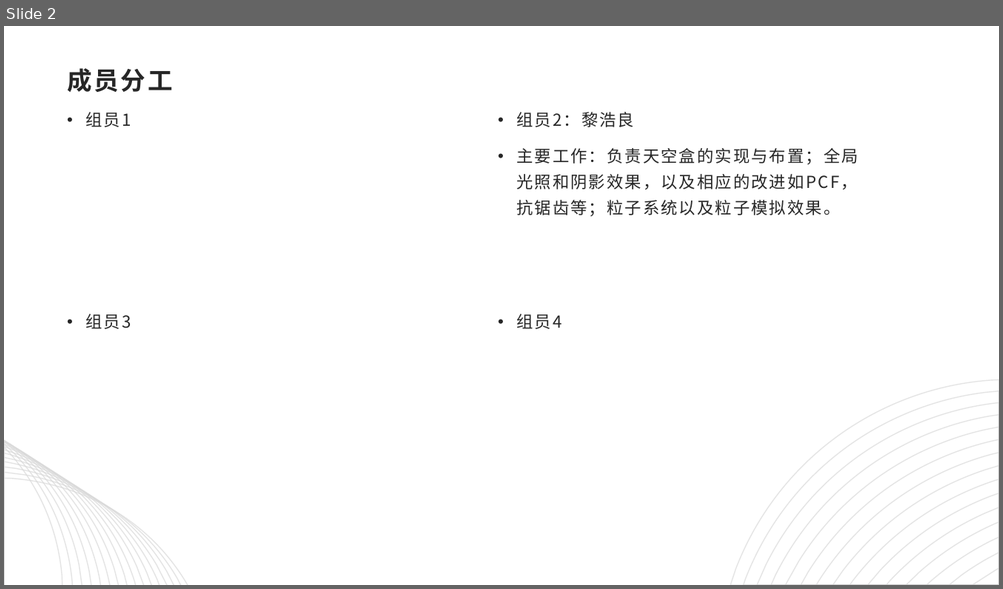
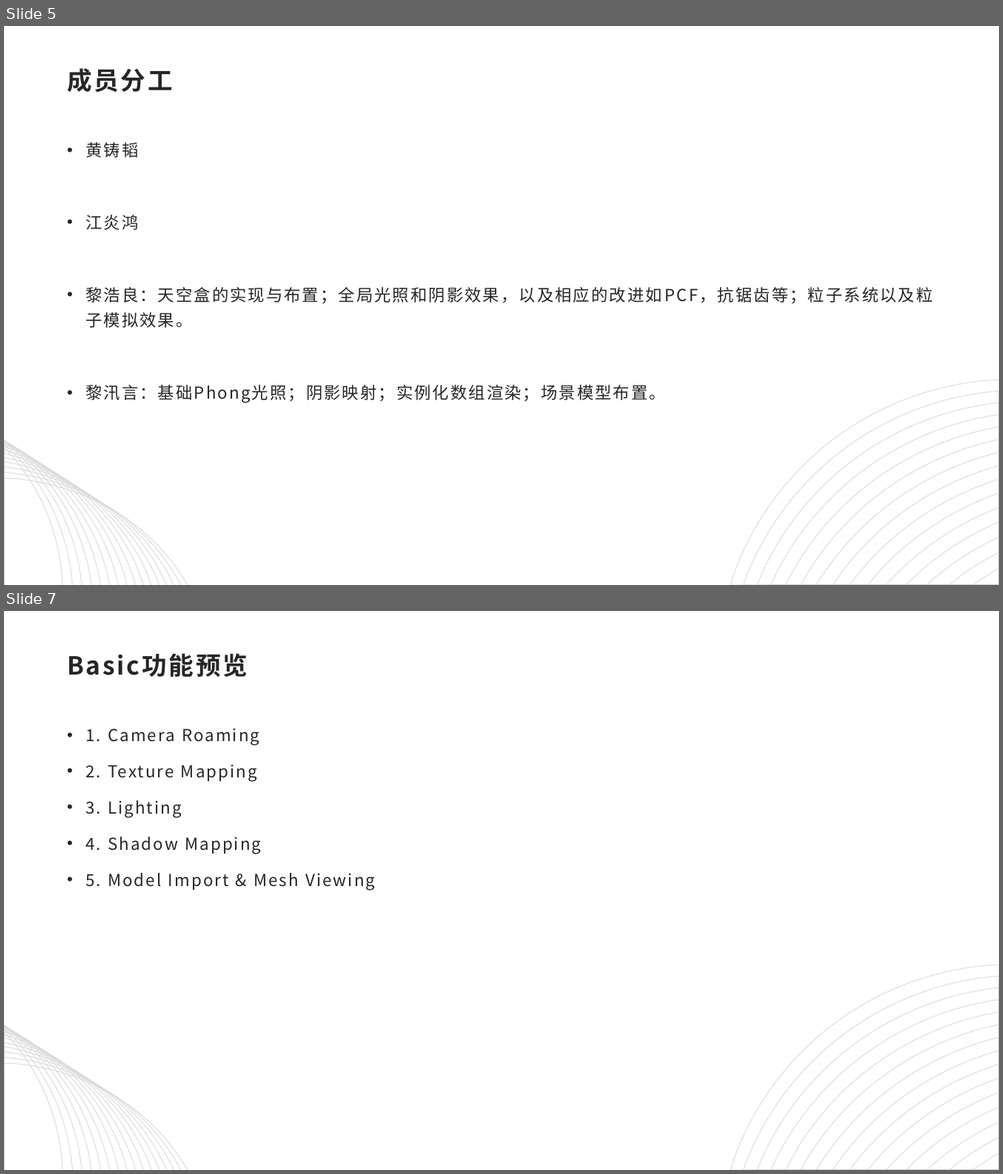
Before and after one commit to computer-graphic-2019/Group19, a slide deck: CG_final.pptx. Shown one above the other, each under a label of ours: slide 2 before the commit, slides 5 and 7 after it; the slides between them are not shown. The pictures are 1003x589 and 1003x1174 pixels, drawn with LibreOffice and Linux fonts; fonts in the diff are those of the drawing. Boxes give left, top, right and bottom in pixels: in the first picture for what was removed or moved away, otherwise in the second. Text is boxed around its words. In the diff, an @@ line names an element or a change of style, - is before the commit and + after.

```diff
--- a/CG_final.pptx
+++ b/CG_final.pptx
@@ slide 7 added at [4,611,999,1170], background #FFFFFF; not listed: 31 template elements that a slide beside it also shows @@
@@ title added at [67,653,247,677], 24 pt, text #262626, bold @@
+Basic功能预览
@@ text added at [85,729,375,890], 16 pt, text #262626 @@
+• 1. Camera Roaming
+• 2. Texture Mapping
+• 3. Lighting
+• 4. Shadow Mapping
+• 5. Model Import & Mesh Viewing
@@ what was slide 2 is now slide 5 @@
@@ slide 5 changed as well @@
@@ text removed at [516,112,858,217] @@
-• 组员2：黎浩良
-• 主要工作：负责天空盒的实现与布置；全局光照和阴影效果，以及相应的改进如PCF，抗锯齿等；粒子系统以及粒子模拟效果。
@@ text at [85,142,933,403]: text changed @@
-• 组员1
+• 黄铸韬
+• 江炎鸿
+• 黎浩良：天空盒的实现与布置；全局光照和阴影效果，以及相应的改进如PCF，抗锯齿等；粒子系统以及粒子模拟效果。
+• 黎汛言：基础Phong光照；阴影映射；实例化数组渲染；场景模型布置。
@@ text removed at [85,314,131,329] @@
-• 组员3
@@ text removed at [516,314,561,329] @@
-• 组员4
```
Also in this commit, not shown: 10 other slides changed, 9 other slides added, 3 slides removed.
